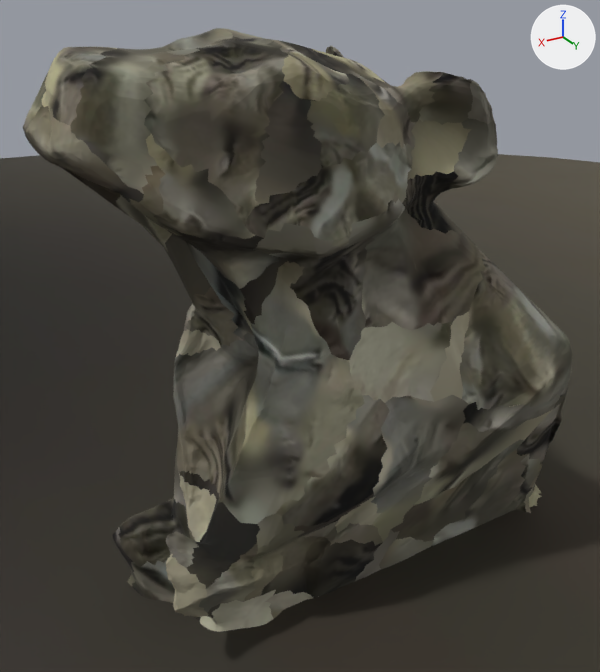
Renders of the glTF model public/pika/pika.gltf from each side of a commit.
Both versions are drawn from a camera (50 mm lens) standing at (0.0658, 0.1446, 0.116) and looking at (-0.0081, 0.0213, 0.0544). The axes (+X, +Y, +Z) are drawn at upper right. The lights are the same throughout. Where no turn or scale is listed for an object, it has been applied to the vertices. Vertices at the same position are counted once.
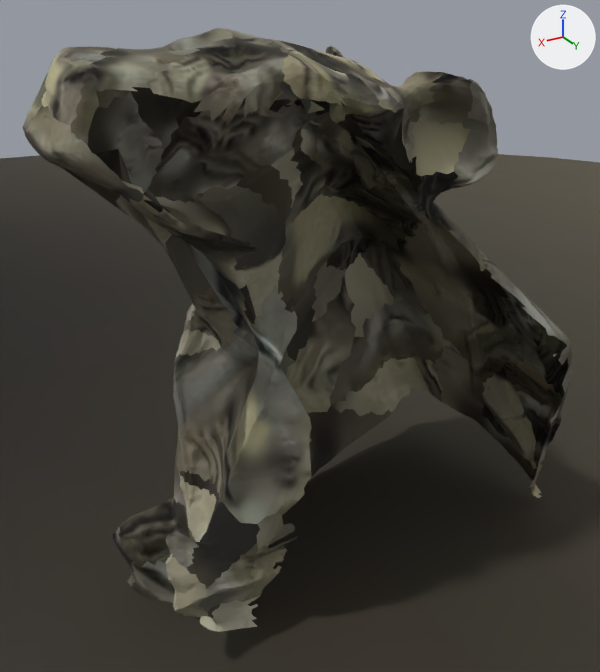
The change in detail:
me_mesh_0 is used by ob_mesh_0; location (0.0, 0.0, -0.0009).
me_mesh_0 had 12426 vertices, 24512 faces and spanned x -0.0625..0.0394, y -0.0068..0.0513, z 0.0045..0.1103.
me_mesh_0 now has 10660 vertices, 20755 faces and spans x -0.0625..0.0394, y -0.0068..0.0508, z 0.0045..0.1103.
me_mesh_0 part 1: 1766 vertices removed from x -0.0599..0.0335, y 0.0355..0.0513, z 0.0048..0.1035.

Changed parts and their boxes (x1, y1, x2, y2) in the pictures (600 x 672 px):
part 1 of me_mesh_0, deleted: before (88, 89, 569, 626)
